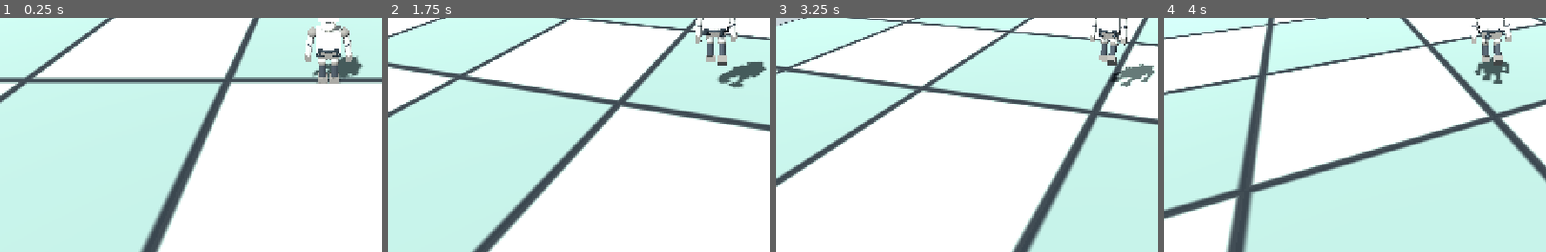
Above: before the commit, frames 1-4 (left to right).
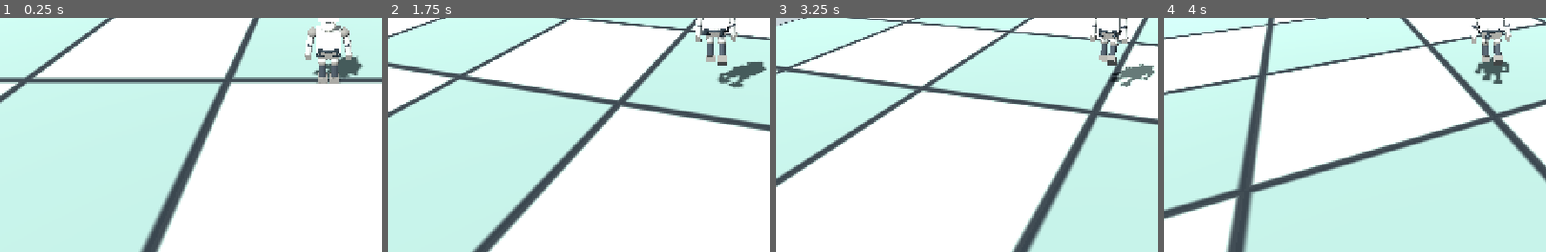
Above: after the commit, the same moments.

Repository: zzunlsj/cherpg
Game: Godot game, scene res://scenes/MotionLab.tscn
Same seed, same stepped clock (60 frames per second), same inputs: the game is played once before the commit and once after it.
Inputs (mouse positions are % of the whole screen's width and height, from its top left):
- Up to frame 1 (0.25 s): no input
- Up to frame 2 (1.75 s): tap Enter at 0.5 s; move the mouse to (55, 50) at 0.52 s; hold F 0.53-1.28 s; hold W from 0.53 s (still down); click (55, 50) at 0.67 s; tap Space at 0.77, 1.52 s; move the mouse to (45, 50) at 1.27 s; tap O at 1.35 s
- Up to frame 3 (3.25 s): keep holding W; move the mouse to (52, 48) at 2.02 s; tap 1 at 2.1 s; move the mouse to (49, 52) at 2.77 s; tap 2 at 2.85 s; click (49, 52) at 2.92 s; tap Space at 3.02 s
- Up to frame 4 (4 s): keep holding W; move the mouse to (57, 51) at 3.52 s; tap 3 at 3.6 s; tap Space at 3.77 s
The pictures show only the part of the screen within x 7-57%, y 48-98%; the shares and areas given below are measured in that part.

The runs differ from the first frame. In frame 1, less than 0.1% of the frame differs, in the area x 79-94%, y 11-26%; in frame 2, 0.1%, in the area x 80-98%, y 3-27%; in frame 3, 0.1%; in frame 4, less than 0.1%.

Commit message:
animation: elbow flexion for mantle/climb/gait/jump/crouch and terrain-normal tilt for all grounded poses

Diff:
--- a/godot/tests/motion_rotation_lab/scripts/pawn_controller.gd
+++ b/godot/tests/motion_rotation_lab/scripts/pawn_controller.gd
@@ -411,6 +411,7 @@
 		knee[i].rotation.x = lerpf(knee[i].rotation.x,knee_bend,blend)
 		feet[i].rotation.x = lerpf(feet[i].rotation.x,.12*(1.0-settle),blend)
 		shoulder[i].rotation.x = lerpf(shoulder[i].rotation.x,arm,blend)
+		elbow[i].rotation.x = lerpf(elbow[i].rotation.x,lerpf(0.12,1.05,reach)*(1.0-settle),blend)
 		shoulder[i].rotation.z = lerpf(shoulder[i].rotation.z,(-.13 if i==0 else .13)*reach*(1.0-settle),blend)
 	avatar.rotation.x = lerpf(avatar.rotation.x,lerpf(-.12,-.29,lift)*(1.0-settle),blend)
 	avatar.position.y = lerpf(avatar.position.y,-.04*lift*(1.0-settle),blend)
@@ -617,6 +618,7 @@
 	_clamp_anatomical_joints()
 	avatar.scale.y = lerpf(1.0,0.67,crouch_blend)
 	_apply_terrain_pose(delta)
+	_apply_surface_tilt(delta)
 	_prevent_part_penetration(delta)
 	landing_visual = maxf(0.0,landing_visual-delta*6.0)
 	takeoff_visual = maxf(0.0,takeoff_visual-delta*9.0)
@@ -648,7 +650,8 @@
 		upper_leg[i].rotation.x = lerpf(upper_leg[i].rotation.x,.40 + .33*sin(phase),blend)
 		knee[i].rotation.x = lerpf(knee[i].rotation.x,-(.78 + .17*cos(phase)),blend)
 		feet[i].rotation.x = lerpf(feet[i].rotation.x,-.20,blend)
-		shoulder[i].rotation.x = lerpf(shoulder[i].rotation.x,-1.05 + .25*sin(phase+PI),blend)
+		shoulder[i].rotation.x = lerpf(shoulder[i].rotation.x,0.80 + .25*sin(phase+PI),blend)
+		elbow[i].rotation.x = lerpf(elbow[i].rotation.x,.55 + .18*cos(phase),blend)
 	avatar.rotation.x = lerpf(avatar.rotation.x,-.12 - .22 * (1.0-climb_normal.y),blend)
 	avatar.position.y = lerpf(avatar.position.y,0.0,blend)
 
@@ -666,6 +669,7 @@
 		upper_leg[i].rotation.x = lerpf(upper_leg[i].rotation.x, hip_target, smooth)
 		knee[i].rotation.x = lerpf(knee[i].rotation.x, -absf(knee_target), smooth)
 		shoulder[i].rotation.x = lerpf(shoulder[i].rotation.x, arm_target, smooth)
+		elbow[i].rotation.x = lerpf(elbow[i].rotation.x, .24 + .22*descent, smooth)
 		feet[i].rotation.x = lerpf(feet[i].rotation.x, -0.22 if rising else 0.12, smooth)
 		shoulder[i].rotation.z = lerpf(shoulder[i].rotation.z, lead * 0.10, smooth)
 	avatar.rotation.x = lerpf(avatar.rotation.x, -0.05 if rising else 0.045, minf(1.0, delta * 6.5))
@@ -741,6 +745,7 @@
 		feet[i].rotation.x = lerpf(feet[i].rotation.x,foot_target,blend)
 		# Right arm moves forward with left thigh (counter-swing).
 		shoulder[i].rotation.x = lerpf(shoulder[i].rotation.x,-thigh * .68,blend)
+		elbow[i].rotation.x = lerpf(elbow[i].rotation.x,.08 + .45*run_blend*activity,blend)
 		shoulder[i].rotation.z = lerpf(shoulder[i].rotation.z,(1.0 if i == 0 else -1.0) * .038 * activity,blend)
 	# Alternating support allows small centre-of-mass bob and lateral shift.
 	var support: float = absf(sin(phase * TAU))
@@ -768,7 +773,8 @@
 		upper_leg[i].rotation.x = lerpf(upper_leg[i].rotation.x,hip_target,blend)
 		knee[i].rotation.x = lerpf(knee[i].rotation.x,flex_target,blend)
 		feet[i].rotation.x = lerpf(feet[i].rotation.x,0.19,blend)
-		shoulder[i].rotation.x = lerpf(shoulder[i].rotation.x,-0.23 - 0.08*phase_swing,blend)
+		shoulder[i].rotation.x = lerpf(shoulder[i].rotation.x,0.21 - 0.08*phase_swing,blend)
+		elbow[i].rotation.x = lerpf(elbow[i].rotation.x,.39,blend)
 	avatar.rotation.x = lerpf(avatar.rotation.x,0.09,blend)
 	avatar.rotation.z = lerpf(avatar.rotation.z,0.01*sin(gait_clock)*crawl_activity,blend)
 	avatar.position.y = lerpf(avatar.position.y,0.0,blend)
@@ -783,6 +789,7 @@
 		feet[i].rotation.x = clampf(feet[i].rotation.x,-0.50,0.48)
 		shoulder[i].rotation.x = clampf(shoulder[i].rotation.x,-1.60,1.20)
 		shoulder[i].rotation.z = clampf(shoulder[i].rotation.z,-0.28,0.28)
+		elbow[i].rotation.x = clampf(elbow[i].rotation.x,0.0,1.95)
 	avatar.rotation.x = clampf(avatar.rotation.x,-0.38,0.18)
 	avatar.rotation.z = clampf(avatar.rotation.z,-0.10,0.10)
 
@@ -943,6 +950,19 @@
 		# Lift visual rig only; never teleport the physics root through solids.
 		avatar.position.y += minf(.055,lift_required)*minf(1.0,delta*16.0)
 
+func _apply_surface_tilt(delta: float) -> void:
+	# All grounded animation states share the current terrain normal.
+	# Only tilt the visual rig; the physical capsule remains upright.
+	if not is_on_floor() or mantle_active or climbing:
+		return
+	var normal_world: Vector3 = get_floor_normal()
+	if normal_world.y <= 0.55:
+		return
+	var relative: Vector3 = Basis(Vector3.UP,avatar.rotation.y).inverse()*normal_world
+	var desired_pitch: float = clampf(atan2(relative.z,relative.y)*0.30,-0.16,0.16)
+	avatar.rotation.x = lerpf(avatar.rotation.x,
+		clampf(avatar.rotation.x+desired_pitch,-0.38,0.18),minf(1.0,delta*6.0))
+
 func _apply_attack_pose(delta: float) -> void:
 	# Left-click input from pawn_player.cs: right arm swings once, retriggerable.
 	attack_timer = maxf(0.0, attack_timer - delta)
@@ -953,6 +973,7 @@
 		var strike: float = pow(maxf(0.0, sin(elapsed * PI)), 1.3)
 		shoulder[1].rotation.x = lerpf(shoulder[1].rotation.x, -1.35 * strike, minf(1.0, delta * 24.0))
 		shoulder[1].rotation.z = lerpf(shoulder[1].rotation.z, -0.18 * strike, minf(1.0, delta * 18.0))
+		elbow[1].rotation.x = lerpf(elbow[1].rotation.x,0.25 + 0.60*strike,minf(1.0,delta*18.0))
 
 func reset_at(world_x: float, base_y: float, world_z: float, index: int) -> void:
 	global_position = Vector3(world_x, base_y + SPAWN_CLEARANCE_M, world_z)
